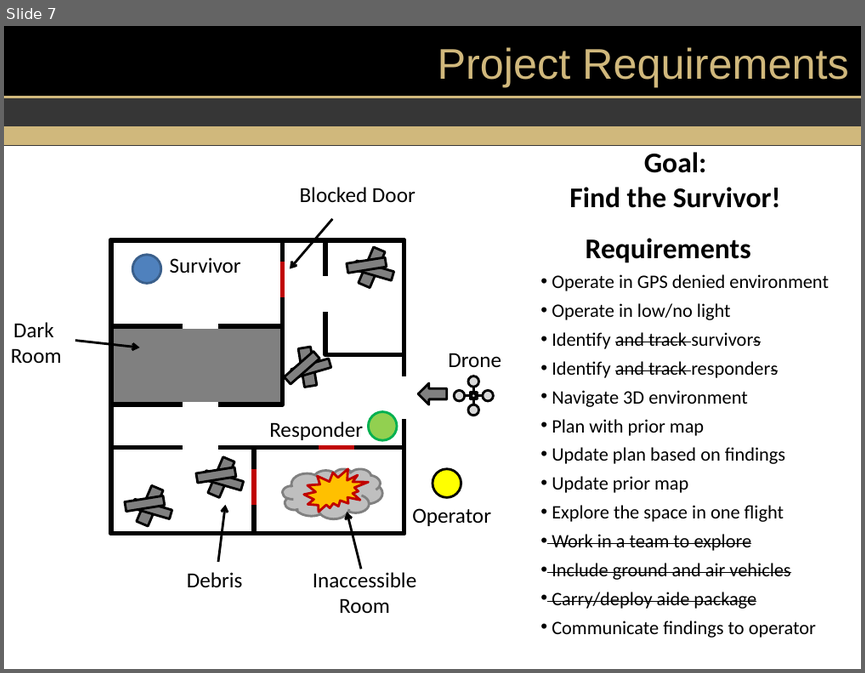
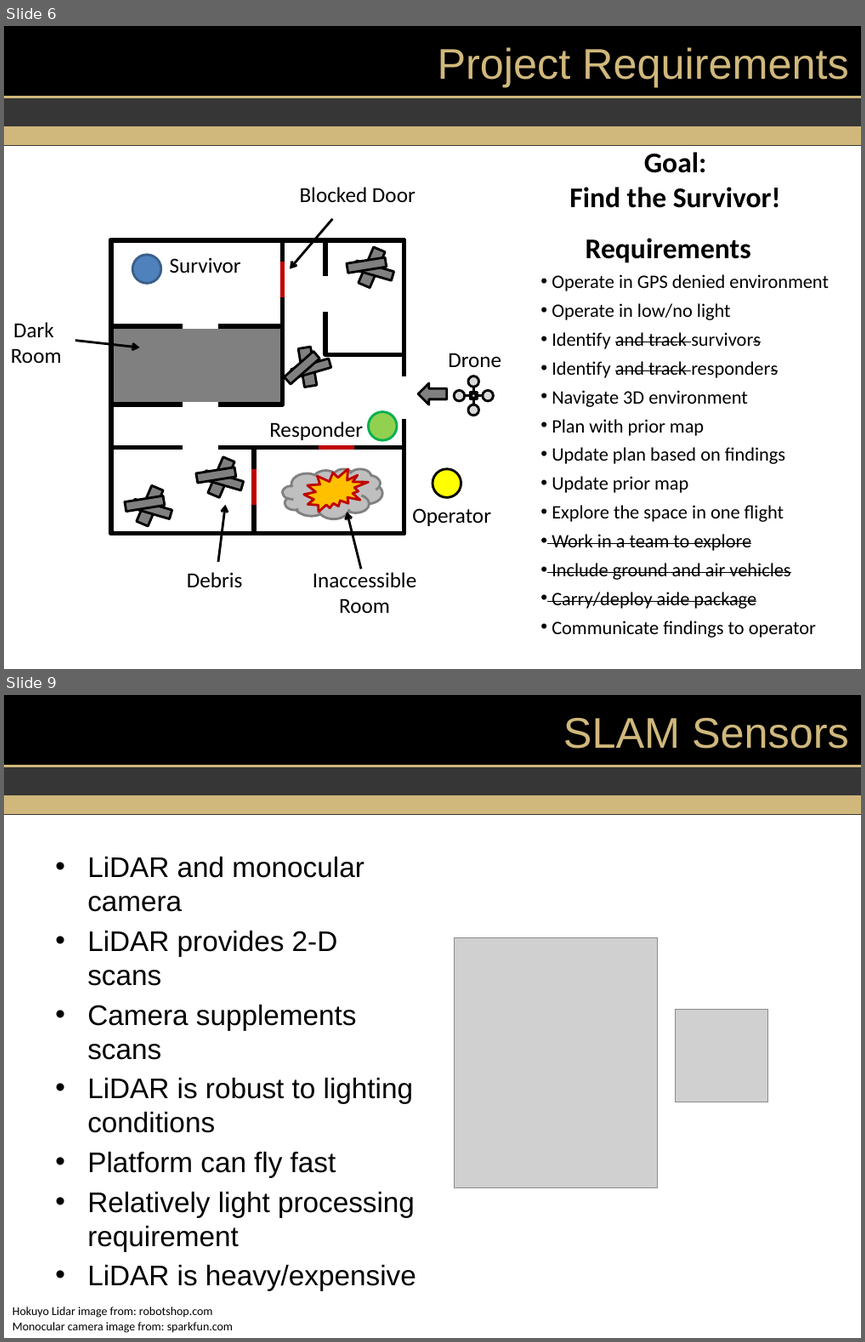
Before and after one commit to dtbinh/FlyNet, a slide deck: Presentations/GP_6_min.pptx. Shown one above the other, each under a label of ours: slide 7 before the commit, slides 6 and 9 after it; the slides between them are not shown. The pictures are 865x673 and 865x1342 pixels, drawn with LibreOffice and Linux fonts; fonts in the diff are those of the drawing; grey boxes stand for pictures; background and template pictures are left out. Boxes give left, top, right and bottom in pixels: in the first picture for what was removed or moved away, otherwise in the second. Text is boxed around its words. In the diff, an @@ line names an element or a change of style, - is before the commit and + after.

```diff
--- a/Presentations/GP_6_min.pptx
+++ b/Presentations/GP_6_min.pptx
@@ slide 9 added at box(4, 695, 861, 1338), background #FFFFFF; not listed: 5 template elements that a slide beside it also shows @@
@@ title added at box(563, 718, 849, 749), 36 pt, text #D0B87C @@
+SLAM Sensors
@@ text added at box(87, 857, 416, 1291), 23.8 pt, text #000000 @@
+• LiDAR and monocular camera
+• LiDAR provides 2-D scans
+• Camera supplements scans
+• LiDAR is robust to lighting conditions
+• Platform can fly fast
+• Relatively light processing requirement
+• LiDAR is heavy/expensive
@@ picture added at box(454, 937, 658, 1188) @@
@@ picture added at box(675, 1009, 767, 1102) @@
@@ text added at box(12, 1306, 213, 1317), 10 pt, text #000000 @@
+Hokuyo Lidar image from: robotshop.com
@@ text added at box(12, 1321, 233, 1333), 10 pt, text #000000 @@
+Monocular camera image from: sparkfun.com
@@ what was slide 7 is now slide 6 @@
```
Also in this commit, not shown: 1 slide changed, 7 other slides added, 3 slides removed, 1 other file.
